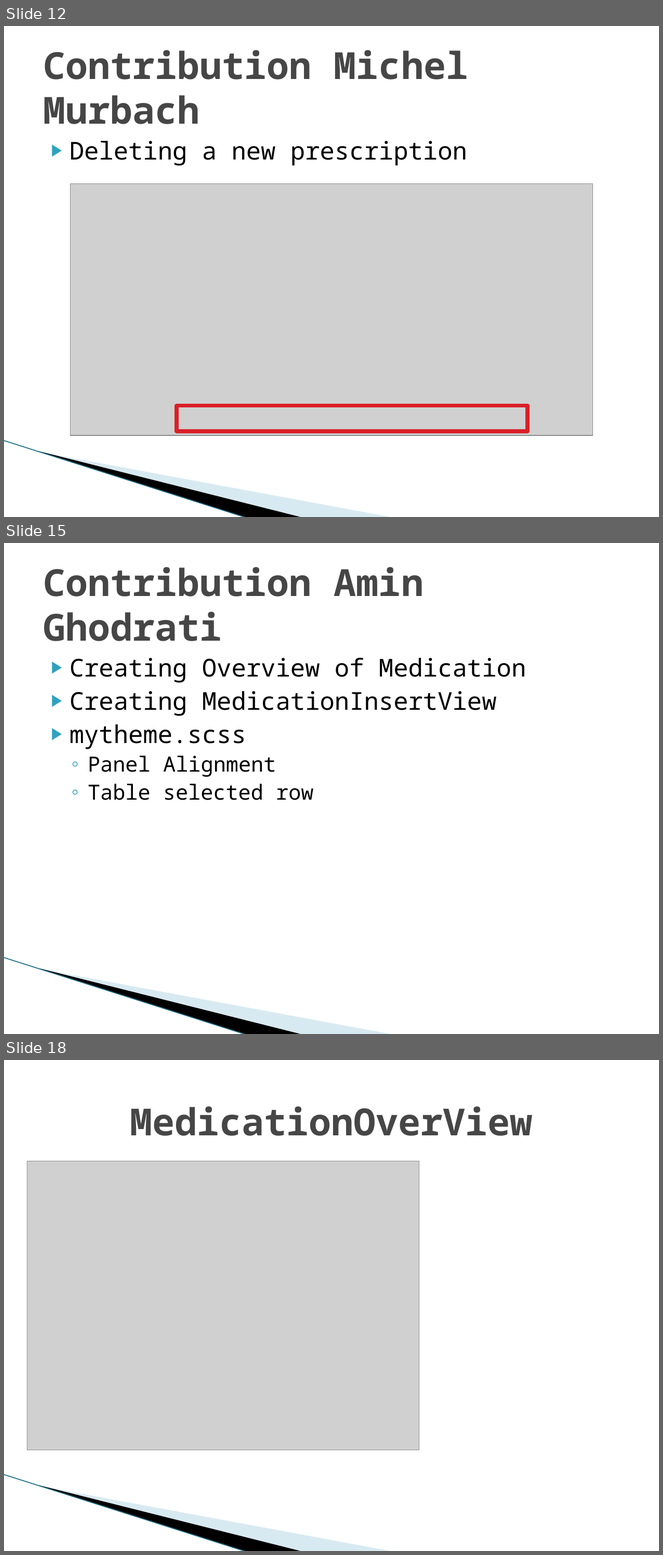
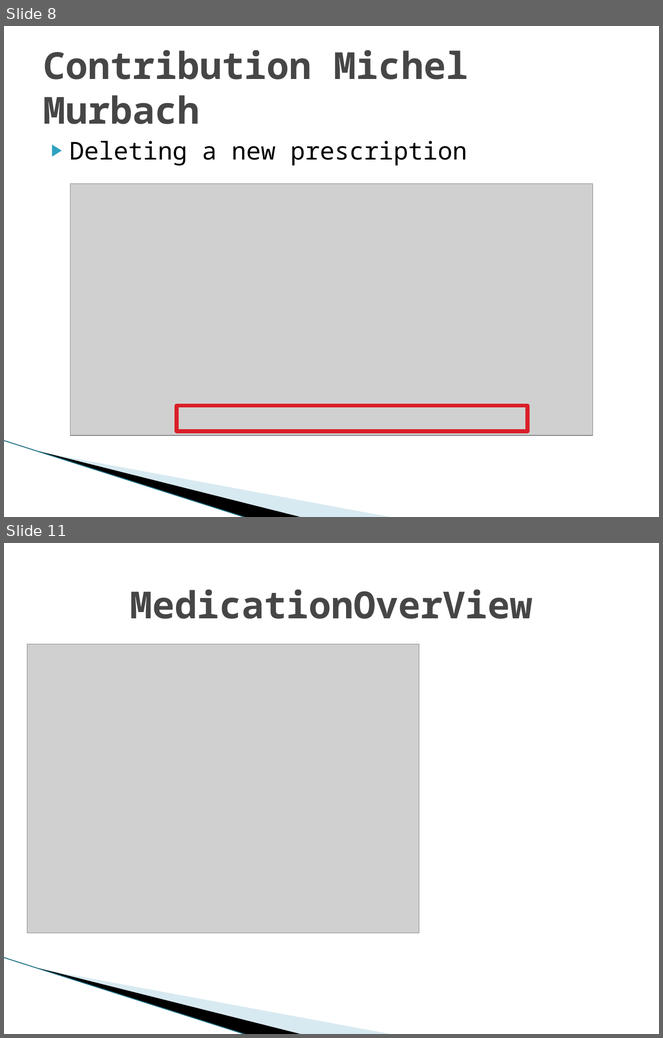
Before and after one commit to MarwinPhilips/ch.bfh.btx8081.w2015.schwarz, a slide deck: Documents/Task 14/Task 14.pptx. Shown one above the other, each under a label of ours: slides 12, 15 and 18 before the commit, slides 8 and 11 after it; the slides between them are not shown. The pictures are 663x1555 and 663x1038 pixels, drawn with LibreOffice and Linux fonts; fonts in the diff are those of the drawing; grey boxes stand for pictures; background and template pictures are left out. Boxes give left, top, right and bottom in pixels: in the first picture for what was removed or moved away, otherwise in the second. Text is boxed around its words. In the diff, an @@ line names an element or a change of style, - is before the commit and + after.

```diff
--- a/Documents/Task 14/Task 14.pptx
+++ b/Documents/Task 14/Task 14.pptx
@@ slide 15 removed at box(4, 543, 659, 1034), background #FFFFFF; not listed: 3 template elements that a slide beside it also shows @@
@@ title removed at box(43, 567, 424, 641) @@
-Contribution Amin Ghodrati
@@ text removed at box(70, 658, 526, 800) @@
-▶ Creating Overview of Medication
-▶ Creating MedicationInsertView
-▶ mytheme.scss
-  ◦ Panel Alignment
-  ◦ Table selected row
@@ what was slide 12 is now slide 8 @@
@@ what was slide 18 is now slide 11 @@
```
Also in this commit, not shown: 6 slides changed, 3 slides added, 8 other slides removed, 1 other file.
